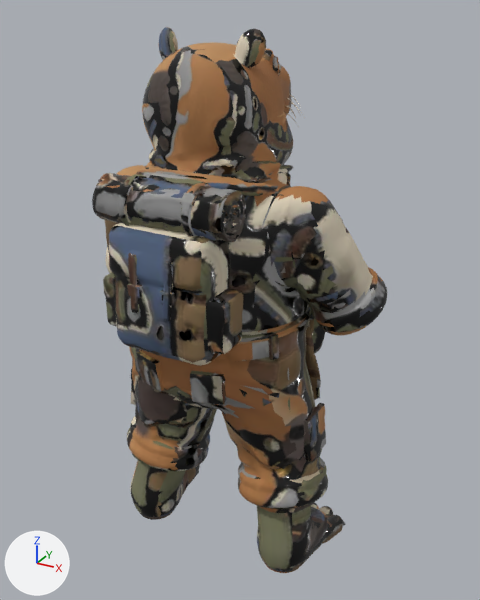
Two versions of the glTF model public/models/capybara/capybara-low.glb, one commit apart.
Before and after are seen from a 50 mm lens placed at (1.045, -1.744, 1.877), pointed at (0.015, 0.129, 0.941). The axes (+X, +Y, +Z) are drawn at lower left. The lights are the same throughout. The picture after the commit comes second. Objects named as collision shapes, trigger or cutter boxes, shadow casters or lower levels of detail are left out. Vertices at exactly the same position are counted once.

The older version as bpy lines, for what is in view:
```python
me_capybara_lod0 = bpy.data.meshes.new('Capybara_LOD0')
me_capybara_lod0.from_pydata(...)  # 20657 vertices, 40666 faces; spans x -0.53..0.53, y -0.37..0.59, z 0.0..1.83
me_capybara_lod0.materials.append(mat_capybara_v6)
ob_capybara_lod0 = bpy.data.objects.new('Capybara_LOD0', me_capybara_lod0)
ob_capybara_lod0.location = (0.0, 0.0, 0.0)
```
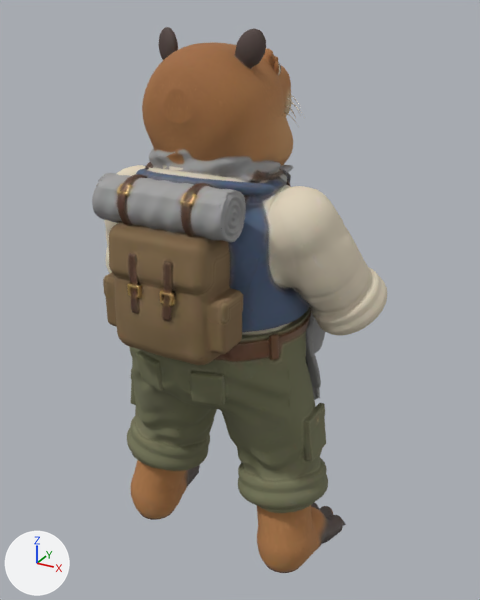
Pixel boxes [x1, y1, x2, y2] of what changed, in the pictures (480 x 600 px; the box of a moved part takes in the faces that stretch with it):
part 1 of me_capybara_lod0, moved or reshaped
    both: [94, 27, 378, 572]
part 2 of me_capybara_lod0, surface changed
    both: [92, 27, 387, 573]

The edits, one by one:
me_capybara_lod0 is used by ob_capybara_lod0; location (0.0, 0.0, 0.0).
me_capybara_lod0 had 20657 vertices, 40666 faces and spanned x -0.53..0.53, y -0.37..0.59, z 0.0..1.83.
me_capybara_lod0 now has 20653 vertices, 40662 faces and spans x -0.53..0.53, y -0.37..0.59, z 0.0..1.83.
me_capybara_lod0 part 1: 716 vertices moved within x -0.49..0.49, y -0.37..0.58, z 0.0..1.82; 597 vertices removed from x -0.5..0.5, y -0.37..0.58, z 0.0..1.76; 593 vertices added at x -0.5..0.5, y -0.37..0.58, z 0.0..1.76.
me_capybara_lod0 part 2: 31415 kept faces spanning x -0.53..0.53, y -0.37..0.59, z 0.0..1.83 get new texture (UV) coordinates.
